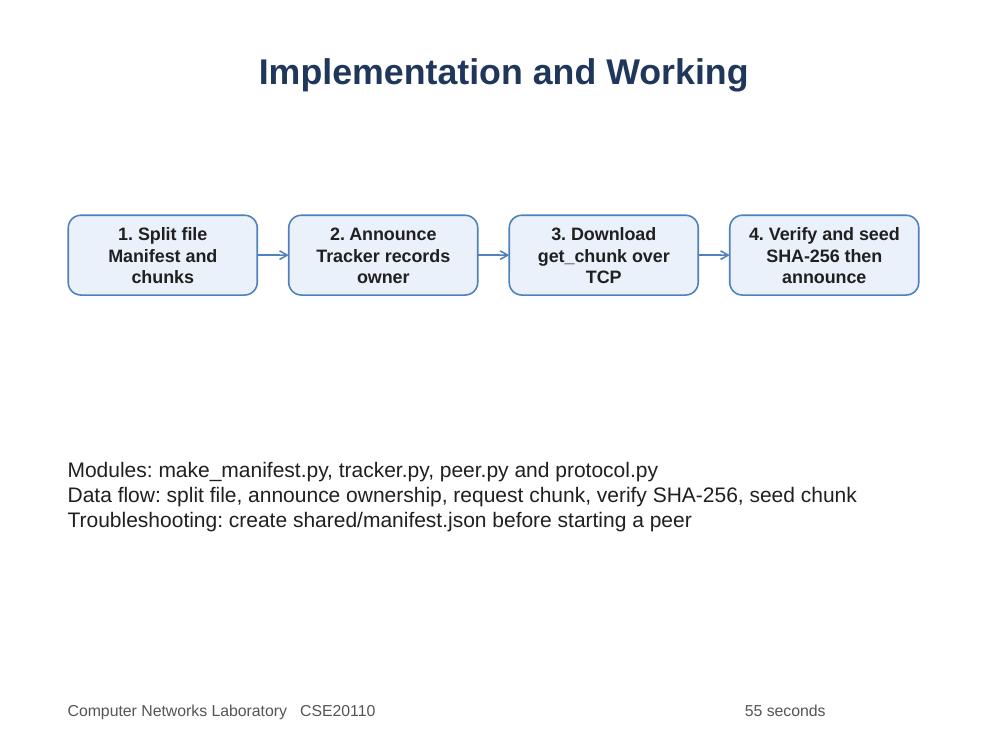
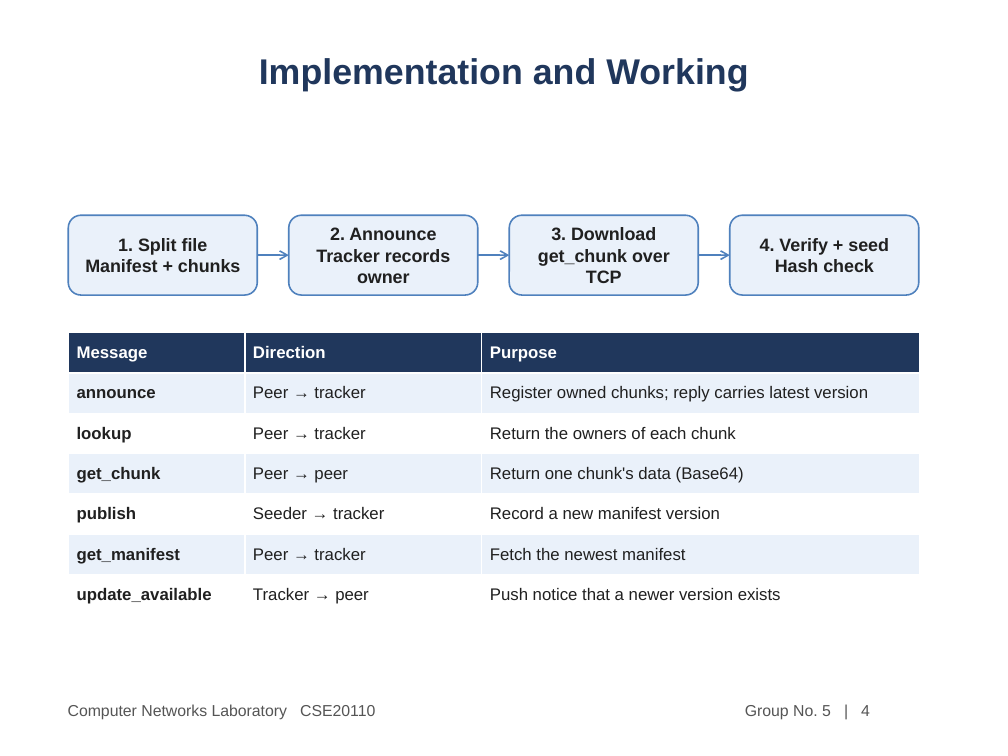
Before and after one commit to aaronantao/p2p-file-distribution, a slide deck: slide 4 of outputs/P2P_File_Distribution_System_Presentation.pptx. Drawn at 1008x756 pixels with LibreOffice and Linux fonts; fonts in the diff are those of the drawing. Boxes give left, top, right and bottom in pixels: in the first picture for what was removed or moved away, otherwise in the second. Text is boxed around its words. In the diff, an @@ line names an element or a change of style, - is before the commit and + after.

```diff
--- a/outputs/P2P_File_Distribution_System_Presentation.pptx
+++ b/outputs/P2P_File_Distribution_System_Presentation.pptx
@@ text in rounded rectangle at (760, 238, 889, 272): text changed @@
-4. Verify and seed
-SHA-256 then announce
+4. Verify + seed
+Hash check
@@ text in rounded rectangle at (85, 259, 240, 272): text changed @@
-Manifest and chunks
+Manifest + chunks
@@ table added at (69, 333, 919, 615), 7 rows, 3 columns @@
+Message | Direction | Purpose
+announce | Peer → tracker | Register owned chunks; reply carries latest version
+lookup | Peer → tracker | Return the owners of each chunk
+get_chunk | Peer → peer | Return one chunk's data (Base64)
+publish | Seeder → tracker | Record a new manifest version
+get_manifest | Peer → tracker | Fetch the newest manifest
+update_available | Tracker → peer | Push notice that a newer version exists
@@ text removed at (68, 461, 857, 532) @@
-Modules: make_manifest.py, tracker.py, peer.py and protocol.py
-Data flow: split file, announce ownership, request chunk, verify SHA-256, seed chunk
-Troubleshooting: create shared/manifest.json before starting a peer
@@ text at (745, 705, 870, 720): text changed @@
-55 seconds
+Group No. 5 | 4
```
Also in this commit, not shown: 7 other slides changed, 2 slides added.
